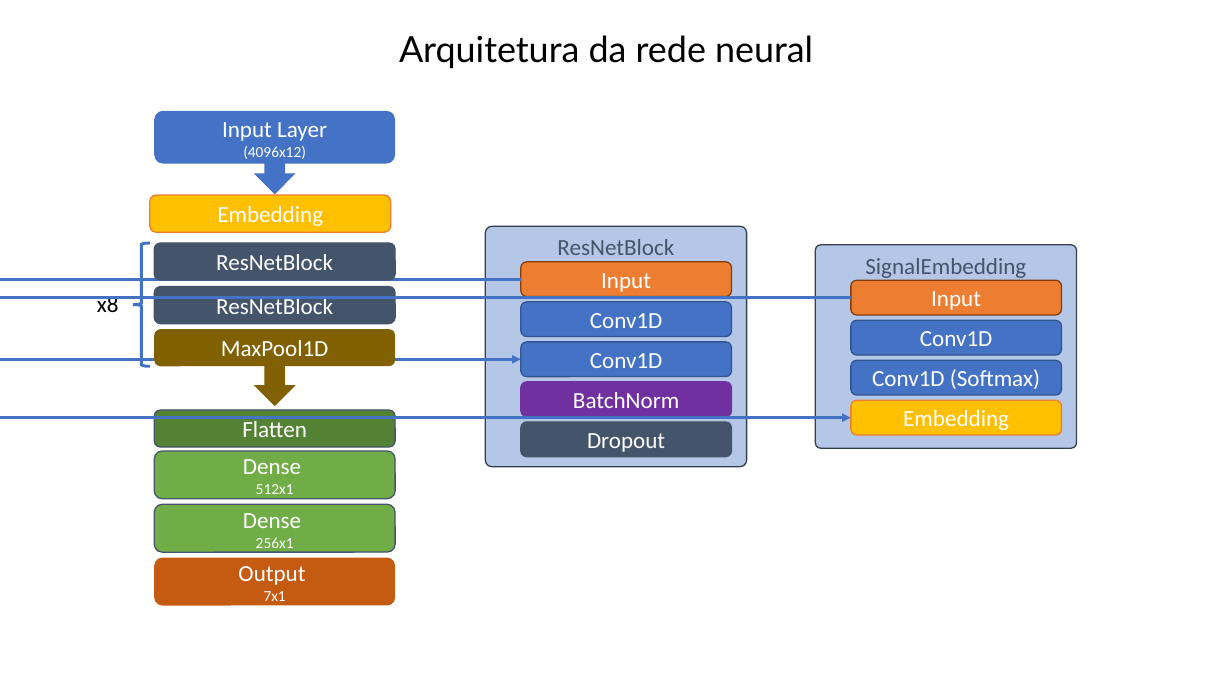
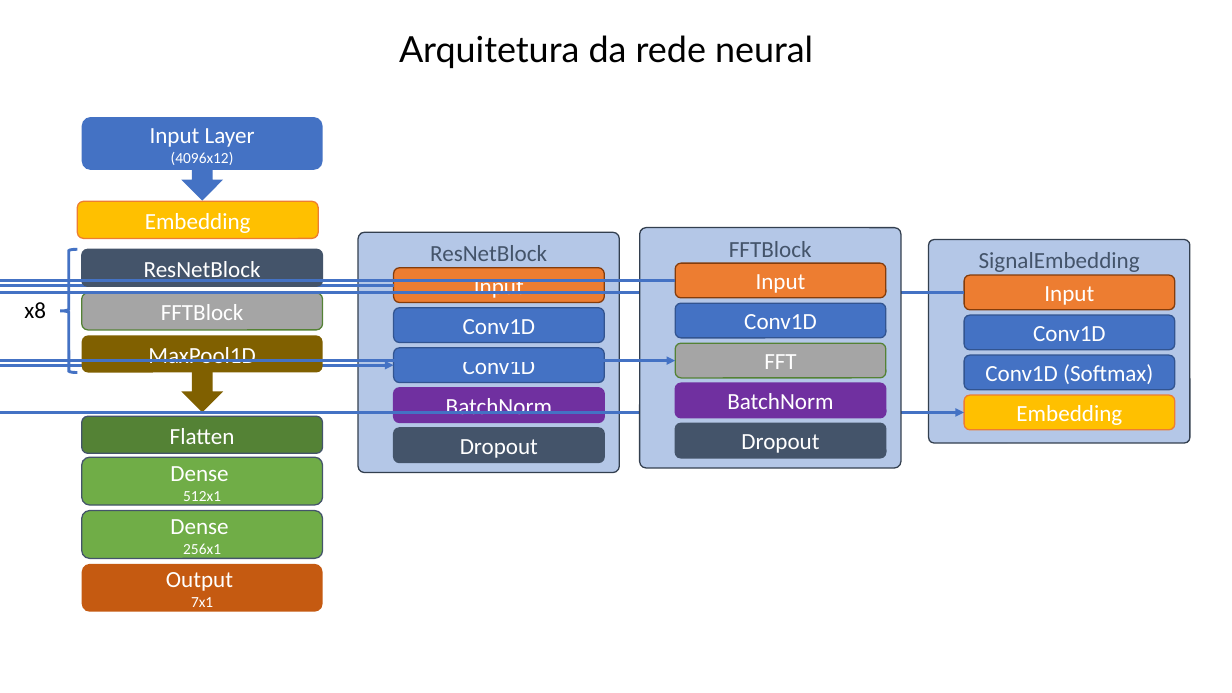
Before and after one commit to brunopaivatoptal/dccWeek2023--BrunoPaiva, a slide deck: slide 3 of presentation/DccWeekChallenge-2023.pptx. Drawn at 1232x693 pixels with LibreOffice and Linux fonts; fonts in the diff are those of the drawing. Boxes give left, top, right and bottom in pixels: in the first picture for what was removed or moved away, otherwise in the second. Text is boxed around its words. In the diff, an @@ line names an element or a change of style, - is before the commit and + after.

```diff
--- a/presentation/DccWeekChallenge-2023.pptx
+++ b/presentation/DccWeekChallenge-2023.pptx
@@ 8 rounded rectangles, 1 left brace: place and size @@
-8 rounded rectangles, 1 left brace at [133,111,396,606]
+8 rounded rectangles, 1 left brace at [60,117,323,612]
@@ rounded rectangle "FFTBlock" at [81,293,323,330]: fill #44546A to #A5A5A5; outline #44546A 1 pt to #548235 1 pt @@
@@ 6 rounded rectangles, 1 elbow arrow: place and size @@
-6 rounded rectangles, 1 elbow arrow at [485,226,747,467]
+6 rounded rectangles, 1 elbow arrow at [359,232,620,472]
@@ 5 rounded rectangles, 1 elbow arrow: place and size @@
-5 rounded rectangles, 1 elbow arrow at [815,245,1077,448]
+5 rounded rectangles, 1 elbow arrow at [929,239,1190,443]
@@ text in rounded rectangle at [161,304,244,320]: text changed @@
-ResNetBlock
+FFTBlock
@@ 2 right arrows, 1 text, 1 rounded rectangle: place and size @@
-2 right arrows, 1 text, 1 rounded rectangle at [97,146,391,406]
+2 right arrows, 1 text, 1 rounded rectangle at [24,152,319,413]
@@ group added at [640,227,901,468]: 6 rounded rectangles, 1 elbow arrow @@
+FFTBlock
+Input
+Conv1D
+FFT
+BatchNorm
+Dropout
```
Also in this commit, not shown: 4 other files.
